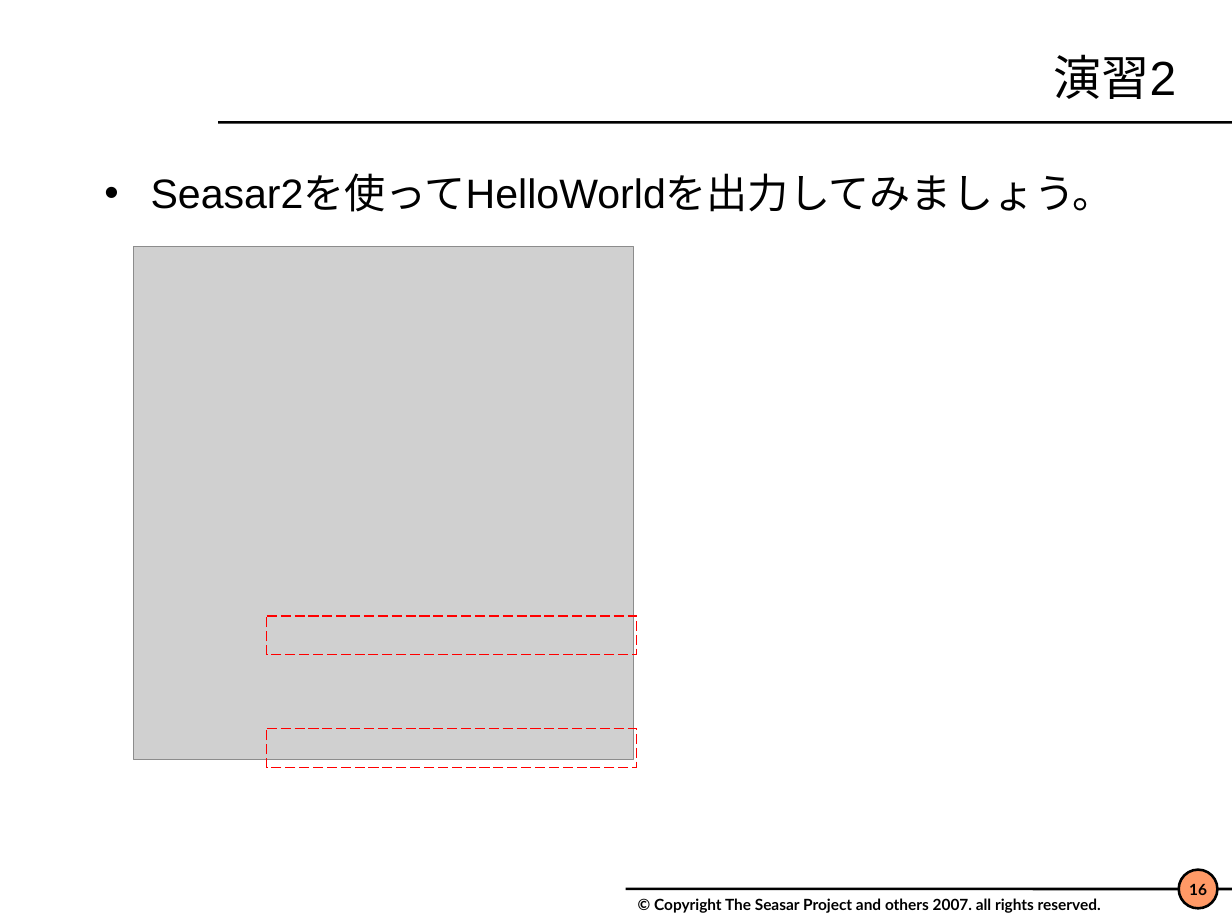
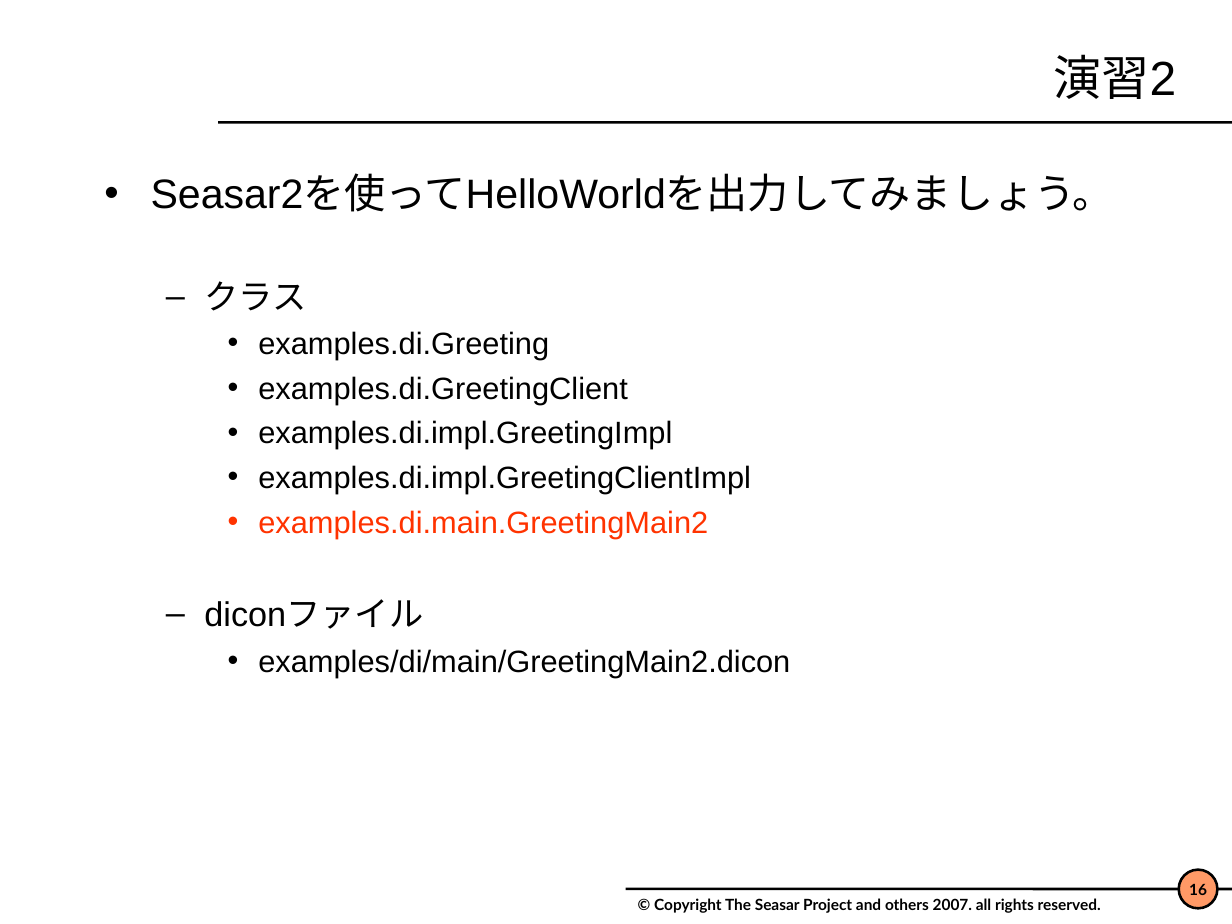
Before and after one commit to svn2github/s2container, a slide deck: slide 16 of trunk/seasar2-tutorial/doc/Seasar2.4.ppt. Drawn at 1232x924 pixels with LibreOffice and Linux fonts; fonts in the diff are those of the drawing; grey boxes stand for pictures; background and template pictures are left out. Boxes give left, top, right and bottom in pixels: in the first picture for what was removed or moved away, otherwise in the second. Text is boxed around its words. In the diff, an @@ line names an element or a change of style, - is before the commit and + after.

```diff
--- a/trunk/seasar2-tutorial/doc/Seasar2.4.ppt
+++ b/trunk/seasar2-tutorial/doc/Seasar2.4.ppt
@@ picture removed at box(133, 246, 633, 760) @@
@@ text at box(204, 281, 790, 677): paragraphs added @@
+  – クラス
+    • examples.di.Greeting
+    • examples.di.GreetingClient
+    • examples.di.impl.GreetingImpl
+    • examples.di.impl.GreetingClientImpl
+    • examples.di.main.GreetingMain2
+  – diconファイル
+    • examples/di/main/GreetingMain2.dicon
@@ rectangle removed at box(267, 616, 637, 654) @@
@@ rectangle removed at box(267, 729, 637, 768) @@
```
Also in this commit, not shown: 18 other slides changed, 1 slide added, 2 slides removed.
